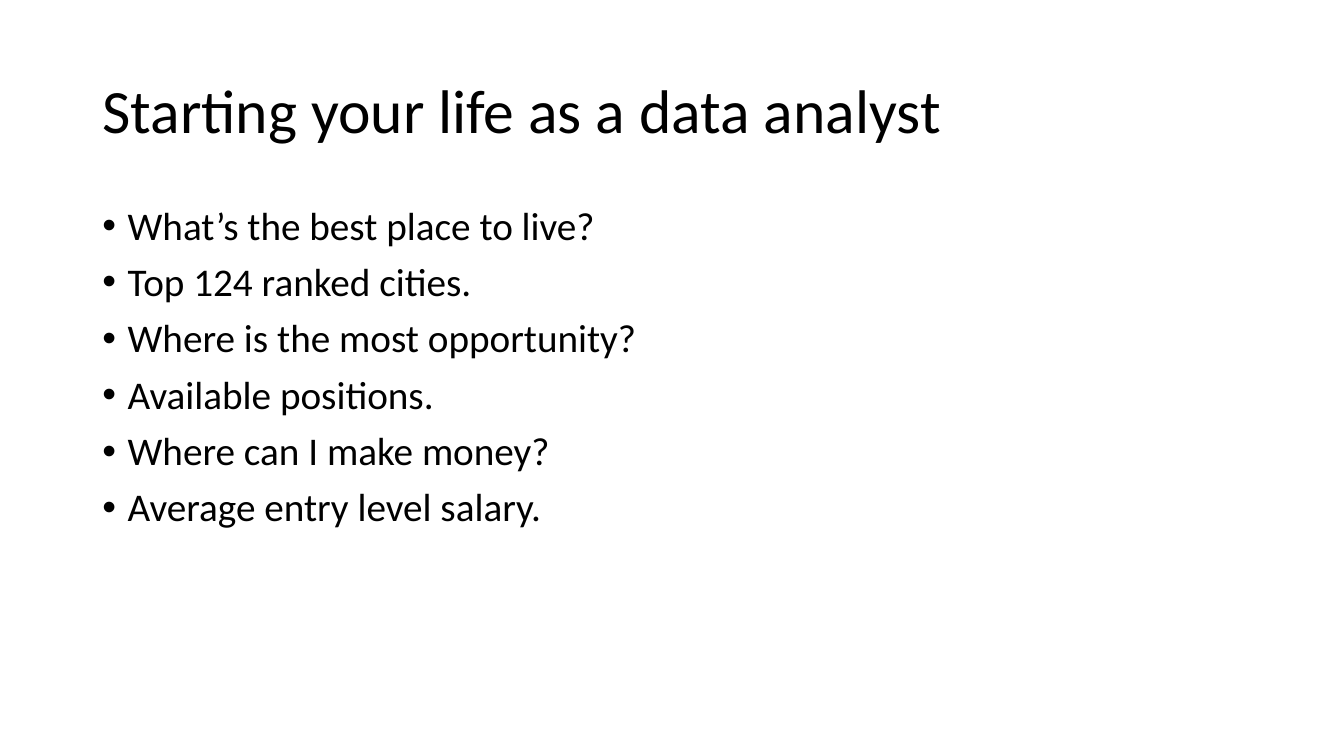
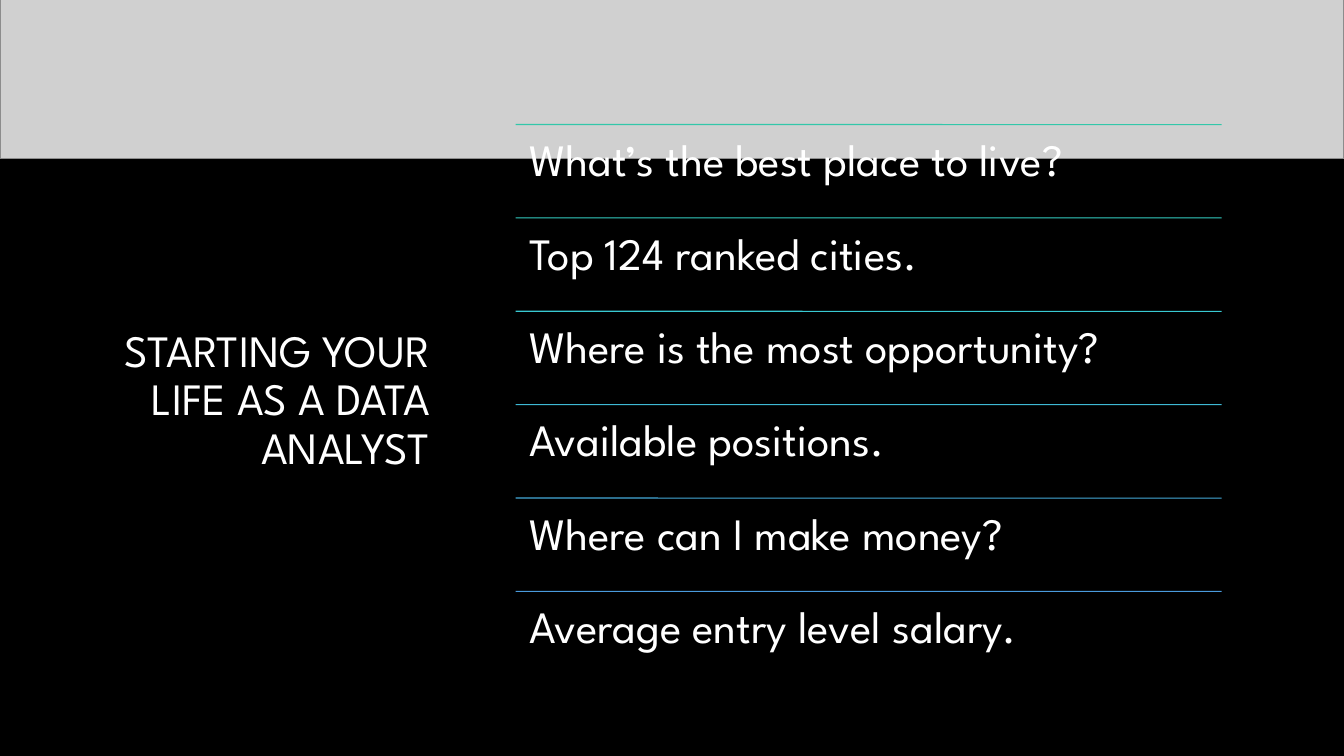
Before and after one commit to amishnerd/prospects, a slide deck: slide 2 of powerpoint.pptx. Drawn at 1344x756 pixels with LibreOffice and Linux fonts; fonts in the diff are those of the drawing; grey boxes stand for pictures; background and template pictures are left out. Boxes give left, top, right and bottom in pixels: in the first picture for what was removed or moved away, otherwise in the second. Text is boxed around its words. In the diff, an @@ line names an element or a change of style, - is before the commit and + after.

```diff
--- a/powerpoint.pptx
+++ b/powerpoint.pptx
@@ background #FFFFFF to #000000 @@
@@ picture added at box(0, 0, 1344, 159) @@
@@ text removed at box(128, 212, 636, 528) @@
-• What’s the best place to live?
-• Top 124 ranked cities.
-• Where is the most opportunity?
-• Available positions.
-• Where can I make money?
-• Average entry level salary.
@@ title at box(124, 337, 430, 465): text changed; size 44 to 32 pt; font Calibri to League Spartan; text colour #000000 to #FFFFFF @@
-Starting your life as a data analyst
+STARTING YOUR LIFE AS A DATA ANALYST
@@ group added at box(516, 125, 1222, 653): 6 lines, 6 texts @@
+What’s the best place to live?
+Top 124 ranked cities.
+Where is the most opportunity?
+Available positions.
+Where can I make money?
+Average entry level salary.
```
Also in this commit, not shown: 7 other slides changed, 2 slides added, 1 slide removed, 2 other files.
